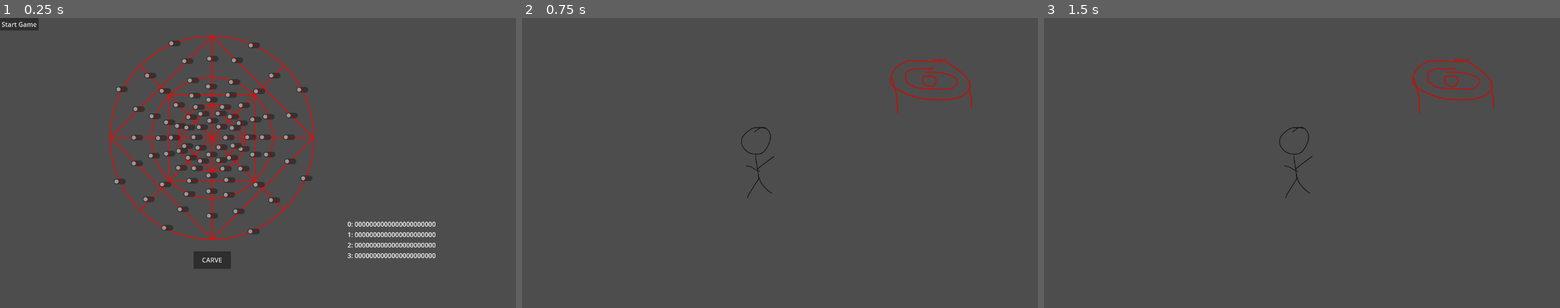
Above: before the commit, frames 1-3 (left to right).
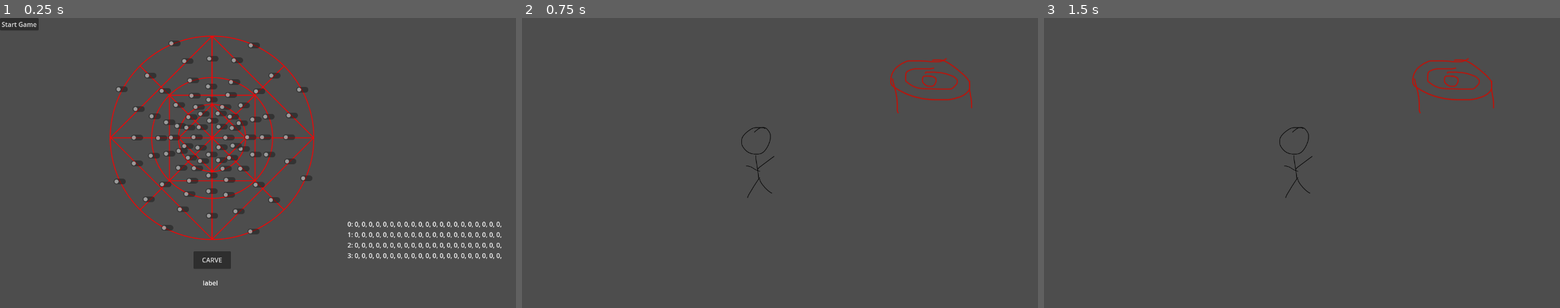
Above: after the commit, the same moments.

Repository: jeepy33/Spellcarver
Game: Godot game, scene res://src/scenes/main.tscn
Same seed, same stepped clock (60 frames per second), same inputs: the game is played once before the commit and once after it.
Inputs:
- Up to frame 1 (0.25 s): no input
- Up to frame 2 (0.75 s): click "Start Game" at 0.5 s
- Up to frame 3 (1.5 s): tap Enter at 1.25 s; hold Right (ui_right) from 1.28 s (still down)

The runs differ from the first frame. In frame 1, 1.2% of the frame differs, in the area x 39-98%, y 70-93%; in frame 2, nothing differs; in frame 3, nothing differs.

Commit message:
Rune carving button and default runes added

Diff:
--- a/src/scenes/rune.tscn
+++ b/src/scenes/rune.tscn
@@ -540,6 +540,14 @@
 offset_right = 573.0
 offset_bottom = 623.0
 text = "CARVE"
+
+[node name="Runes" type="Label" parent="."]
+offset_left = 276.0
+offset_top = 646.0
+offset_right = 768.0
+offset_bottom = 773.0
+text = "label"
+horizontal_alignment = 1
 
 [connection signal="toggled" from="rune_guide/quadrant_zero/0" to="." method="_on_0_toggled"]
 [connection signal="toggled" from="rune_guide/quadrant_zero/1" to="." method="_on_1_toggled"]
--- a/src/scripts/rune.gd
+++ b/src/scripts/rune.gd
@@ -1,34 +1,96 @@
 extends Node
 
-var zero = [0,0,0,0,0,0,0,0,0,0,0,0,0,0,0,0,0,0,0,0,0,0]
-var one = [0,0,0,0,0,0,0,0,0,0,0,0,0,0,0,0,0,0,0,0,0,0]
-var two = [0,0,0,0,0,0,0,0,0,0,0,0,0,0,0,0,0,0,0,0,0,0]
-var three = [0,0,0,0,0,0,0,0,0,0,0,0,0,0,0,0,0,0,0,0,0,0]
+var zero = [0,0,0,0,0,0,0,0,0,0,0,0,0,0,0,0,0,0,0,0,0]
+var one = [0,0,0,0,0,0,0,0,0,0,0,0,0,0,0,0,0,0,0,0,0]
+var two = [0,0,0,0,0,0,0,0,0,0,0,0,0,0,0,0,0,0,0,0,0]
+var three = [0,0,0,0,0,0,0,0,0,0,0,0,0,0,0,0,0,0,0,0,0]
 
 # primordial runes
-var fire = []
-var water = []
-var air = []
-var earth = []
+var fire = [0,1,0,0,1,0,1,1,0,0,0,1,0,0,1,0,0,0,0,0,0]
+var water = [1,0,1,0,0,0,0,1,0,0,0,0,1,1,0,0,0,0,1,1,0]
+var air = [0,1,1,0,0,0,0,1,1,0,0,1,0,0,1,1,1,1,0,1,0]
+var earth = [0,0,1,1,1,0,0,1,0,0,1,1,1,0,0,1,0,0,1,1,1]
 
 # control runes
-var low_potency = []
-var high_potency = []
-var low_duration = []
-var high_duration = []
+var low_potency = [0,0,0,0,0,0,0,0,0,0,1,1,1,1,0,1,0,1,1,1,1]
+var high_potency = [0,0,1,1,1,1,0,1,0,0,0,1,1,1,0,1,0,0,1,1,1]
+var low_duration = [0,0,0,0,0,0,1,0,1,0,0,1,0,0,1,1,1,0,1,0,0]
+var high_duration = [1,1,1,0,0,0,1,1,1,0,0,1,0,0,0,1,0,0,0,0,0]
 
 # arcane runes
-var light = []
-var shadow = []
-var time = []
-var space = []
+var light = [0,1,1,0,1,0,0,1,1,1,0,1,1,0,0,1,1,0,1,1,0]
+var shadow = [0,0,1,0,1,1,0,1,1,0,0,1,1,1,0,1,1,0,1,1,1]
+var time = [0,0,1,1,0,0,0,1,0,0,1,1,0,0,0,1,0,1,1,0,0]
+var space = [1,0,1,0,0,0,1,1,0,0,0,1,0,0,1,1,0,0,1,0,0]
 
 # form runes
-var gas = []
-var liquid = []
-var solid = []
-var formless = []
+var gas = [0,1,0,0,1,1,0,1,0,0,1,0,0,1,0,0,0,0,0,0]
+var liquid = [0,1,0,0,1,1,1,0,1,0,1,1,0,0,1,1,0,0,0,0,0]
+var solid = [0,1,0,1,1,1,1,0,1,0,1,1,1,0,1,1,0,1,1,0,0]
+var formless = [1,1,0,0,0,0,1,0,1,0,0,0,0,0,1,0,1,0,0,0,0]
 
+var runes = []
+
+func combine_runes(rune1, rune2):
+	var result = []
+	var i = 0
+	for num in rune1:
+		result.append(int(num or rune2[i]))
+		i += 1
+	return result
+
+func check_runes():
+	runes = []
+	if(zero == fire):
+		runes.append("Fire")
+	elif(zero == water):
+		runes.append("Water")
+	elif(zero == air):
+		runes.append("Air")
+	elif(zero == earth):
+		runes.append("Earth")
+	else:
+		if (arr_sum(zero) != 0):
+			runes = []
+			return
+	if(one == low_potency):
+		runes.append("Low Potency")
+	elif(one == high_potency):
+		runes.append("High Potency")
+	elif(one == low_duration):
+		runes.append("Low Duration")
+	elif(one == high_duration):
+		runes.append("High Duration")
+	else:
+		if (arr_sum(one) != 0):
+			runes = []
+			return
+	if(two == light):
+		runes.append("Light")
+	elif(two == shadow):
+		runes.append("Shadow")
+	elif(two == time):
+		runes.append("Time")
+	elif(two == space):
+		runes.append("Space")
+	else:
+		if (arr_sum(two) != 0):
+			runes = []
+			return
+	if(three == gas):
+		runes.append("Gas")
+	elif(three == liquid):
+		runes.append("Liquid")
+	elif(three == solid):
+		runes.append("Solid")
+	elif(three == formless):
+		runes.append("Formless")
+	else:
+		if (arr_sum(three) != 0):
+			runes = []
+			return
+
+@onready var rune_carved = $Runes
 @onready var text = $Label
 @onready var quad_zero = $rune_guide/quadrant_zero
 @onready var quad_one = $rune_guide/quadrant_one
@@ -63,9 +125,16 @@
 func arr_to_string(arr: Array) -> String:
 	var s = ""
 	for i in arr:
-		s += str(i)
+		s += str(i) + ", "
+	return s
+
+func arr_sum(arr: Array) -> int:
+	var s = 0
+	for i in arr:
+		s += i
 	return s
 
 
 func _on_carve_rune_pressed():
-	pass
+	check_runes()
+	rune_carved.text = arr_to_string(runes)
Not shown: 1 places in src/scenes/shop.tscn that only renumber resources
